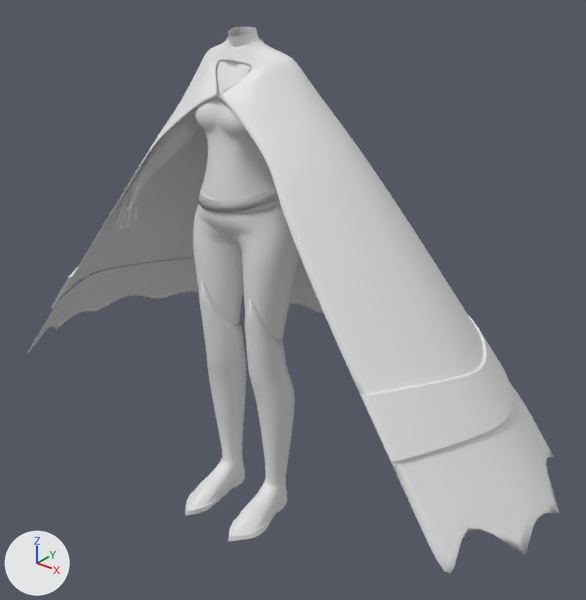
Renders of the Blender file SeamstressBlender/Seamstress.blend from each side of a commit.
Before and after are seen from a 50 mm camera at (4.07, -4.51, 2.45) aimed at (0.12, 0.43, -0.61). The lights are fixed; the arrows at lower left show +X, +Y and +Z.

In view in the first picture: 'Body', 'Cylinder', 'Dress1', 'Dress1.001', 'Shoe'.
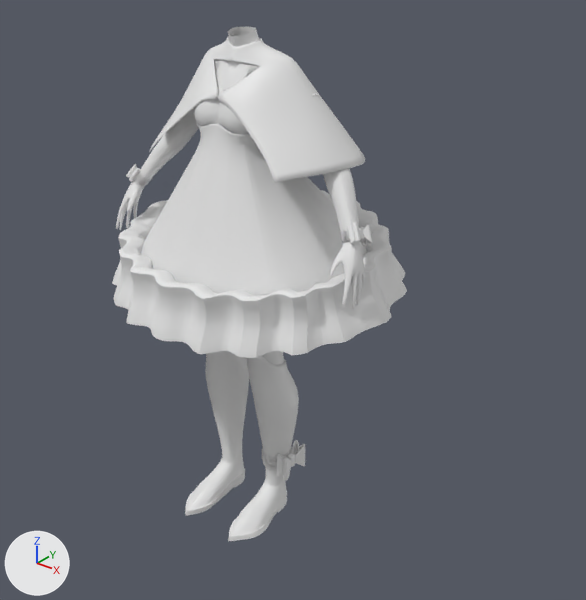
The change, as a list of edits to the scene's bpy script:
```text
Change me_cylinder_001:
    used by ob_cylinder; location = (0.0, 0.0, 1.072); scale = (0.477, 0.477, 0.477)
    remove me_cylinder_001.from_pydata(...)  # 457 vertices, 418 faces; spans x -5.57..5.57, y -1.56..4.04, z -5.76..1.1
    add me_cylinder_001.from_pydata(...)  # 187 vertices, 156 faces; spans x -1.94..1.94, y -0.85..1.66, z -0.69..1.1
    me_cylinder_001 part 1
    278 vertices are removed from x -5.57..5.57, y -1.56..4.04, z -5.76..-0.52
    274 faces are deleted
    14 vertices move from x -1.62..1.62, y -0.94..0.34, z -0.96..0.45 to x -1.62..1.62, y -0.63..0.32, z -0.64..0.47
    8 vertices are added at x -1.94..1.94, y -0.27..0.64, z -0.63..-0.6
    12 new faces join them
Change me_sphere_005:
    used by ob_dress1_001; location = (0.0, 0.0, 2.012); scale = (0.252, 0.252, 0.252)
    remove me_sphere_005.from_pydata(...)  # 144 vertices, 72 faces; spans x -1.45..1.31, y -1.09..1.01, z -6.63..-5.76
    add me_sphere_005.from_pydata(...)  # 407 vertices, 247 faces; spans x 0.0..2.27, y -1.3..0.93, z -4.51..-2.45
    me_sphere_005 part 2: 407 vertices added at x 0.0..2.27, y -1.3..0.93, z -4.51..-2.45
    me_sphere_005 part 3: 144 vertices removed from x -1.45..1.31, y -1.09..1.01, z -6.63..-5.76
Change ob_cylinder:
    add _m = ob_cylinder.modifiers.new('Subdivision', 'SUBSURF')
    remove _m = ob_cylinder.modifiers.new('Subdivision', 'SUBSURF')
Change ob_dress1:
    add ob_dress1.hide_set(True)
Change ob_dress1_001:
    remove _m = ob_dress1_001.modifiers.new('Shrinkwrap', 'SHRINKWRAP')
    remove _m.wrap_mode = 'ABOVE_SURFACE'
    remove _m.target = ob_body
    remove _m.offset = 0.03
    add _m = ob_dress1_001.modifiers.new('Mirror', 'MIRROR')
    add _m.use_clip = True
    add _m = ob_dress1_001.modifiers.new('Subdivision', 'SUBSURF')
    where _m = ob_dress1_001.modifiers.new('Solidify', 'SOLIDIFY')
    remove _m.vertex_group = 'higher'
    remove _m = ob_dress1_001.modifiers.new('Solidify.001', 'SOLIDIFY')
    remove _m.vertex_group = 'lower'
Add ob_dress1_003:
    ob_dress1_003 = bpy.data.objects.new('Dress1.003', me_sphere_012)  # 268 vertices, 236 faces; spans x 0.0..4.32, y -3.21..4.01, z -9.35..-3.24; modifiers MIRROR, SUBSURF, SOLIDIFY
    ob_dress1_003.location = (0.0, 0.0, 2.012)
    ob_dress1_003.scale = (0.252, 0.252, 0.252)
Add ob_dress1_002:
    ob_dress1_002 = bpy.data.objects.new('Dress1.002', me_sphere_013)  # 858 vertices, 832 faces; spans x 0.0..5.13, y -4.07..4.76, z -9.71..-7.18; modifiers MIRROR, SUBSURF
    ob_dress1_002.location = (0.0, 0.0, 2.012)
    ob_dress1_002.scale = (0.252, 0.252, 0.252)
Add ob_ribbon:
    ob_ribbon = bpy.data.objects.new('ribbon', me_sphere_007)  # 503 vertices, 476 faces; spans x 3.934..4.774, y -0.766..-0.011, z -6.791..-6.04; modifiers SUBSURF, SOLIDIFY, MIRROR
    ob_ribbon.location = (0.0, 0.0, 2.012)
    ob_ribbon.scale = (0.252, 0.252, 0.252)
Add ob_bandage:
    ob_bandage = bpy.data.objects.new('Bandage', me_sphere_004)  # 787 vertices, 772 faces; spans x 0.554..1.898, y -0.569..0.634, z -16.119..-15.167; modifiers SUBSURF, SOLIDIFY
    ob_bandage.location = (0.0, 0.0, 2.012)
    ob_bandage.scale = (0.252, 0.252, 0.252)
```

Pixel boxes [x1, y1, x2, y2] of what changed, in the pictures (586 x 600 px):
'Cylinder', reshaped, modifiers changed (59% narrower, 72% shorter): before [27, 37, 560, 573]; after [149, 36, 365, 183]
'Dress1.003', added: after [141, 123, 368, 295]
'Dress1.002', added: after [112, 190, 407, 358]
'Dress1', hidden: before [195, 87, 275, 201]
'Bandage', added: after [262, 440, 305, 481]
'ribbon', added: after [126, 164, 372, 246]
part 1 of me_cylinder_001, cut back: before [27, 58, 560, 573]; after [149, 58, 365, 183]
part 2 of me_sphere_005, added: after [193, 87, 318, 134]
part 3 of me_sphere_005, deleted: before [198, 185, 281, 214]
